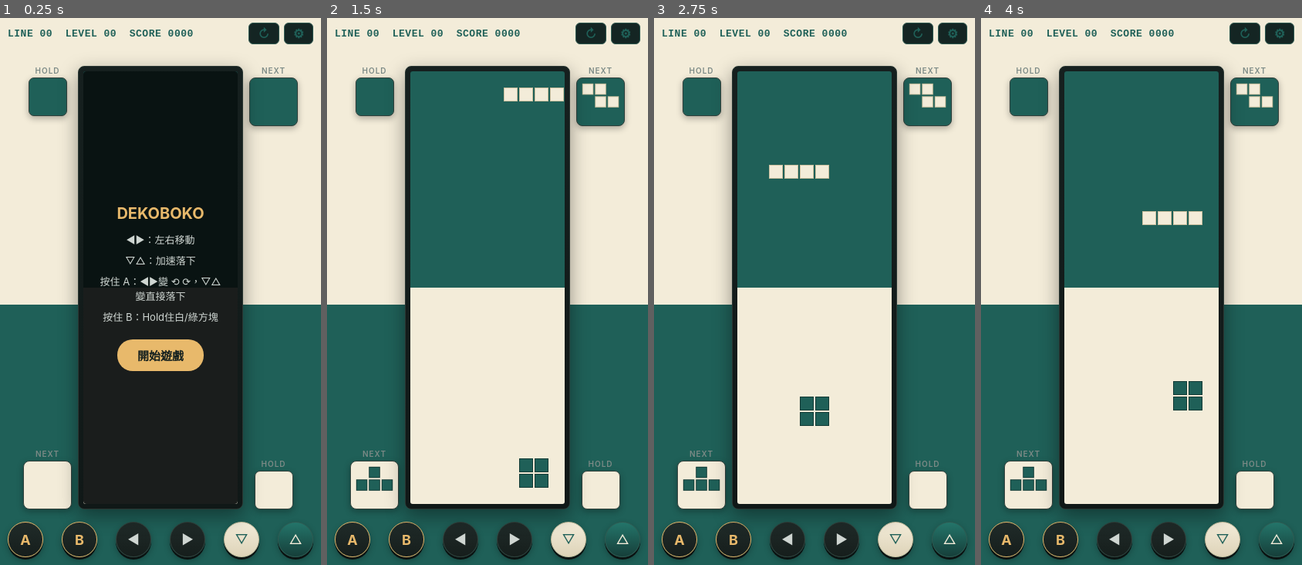
Above: before the commit, frames 1-4 (left to right).
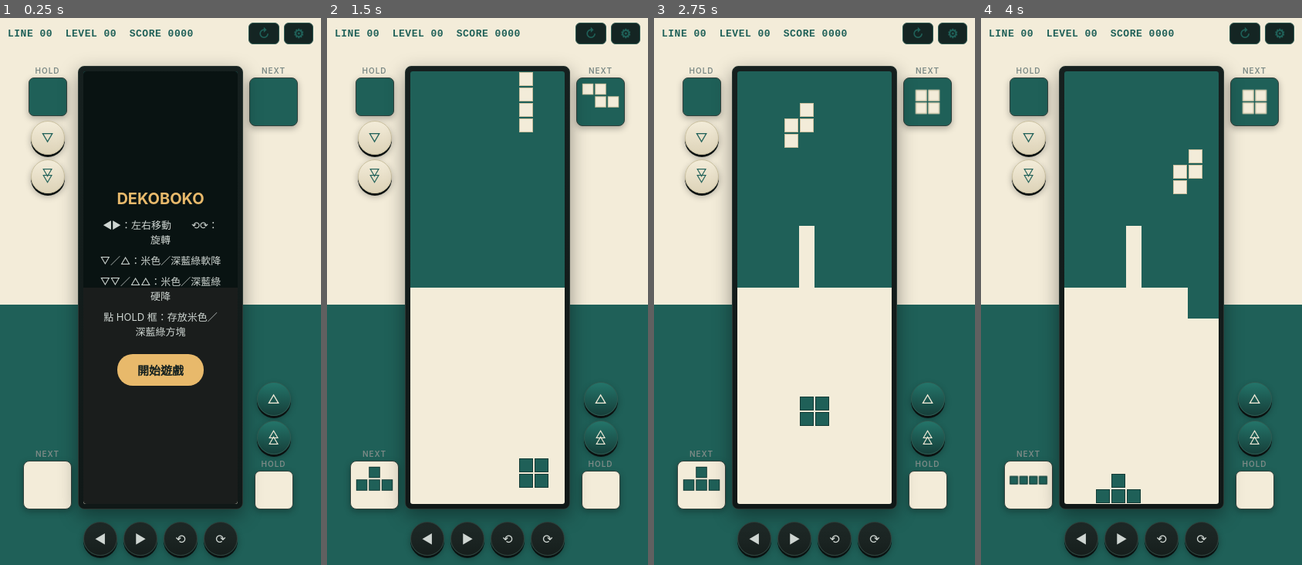
Above: after the commit, the same moments.

Repository: Nika-deltaH/games
Game: browser game, page dekoboko/index.html
Two runs of this game, one before a commit and one after it. Both use one fixed random seed, a clock stepped at 60 frames per second and the inputs below.
Inputs (mouse positions are in pixels of both pictures, inside the frame that each line leads up to):
- Up to frame 1 (0.25 s): no input
- Up to frame 2 (1.5 s): click "開始遊戲" at 0.27 s; hold Right from 1.03 s (still down); click (487, 329) at 1.07 s; tap Z at 1.1 s
- Up to frame 3 (2.75 s): release Right at 1.53 s; hold Down 1.58-1.85 s; tap Z at 1.6, 2.1, 2.6 s; click (782, 242) at 1.67 s; hold Left 1.9-2.47 s; click "▽" at 2.02 s; click (846, 220) at 2.27 s; tap W at 2.52 s; hold Up from 2.52 s (still down)
- Up to frame 4 (4 s): release Up at 2.82 s; click (1163, 373) at 2.87 s; hold Right 2.87-3.53 s; tap Z at 3.1, 3.6 s; click (1102, 395) at 3.47 s; tap S at 3.52 s; hold Up 3.58-3.82 s; hold Left from 3.87 s (still down)

The runs differ from the first frame. In frame 1, 8.3% of the frame differs, in the area x 2-98%, y 18-100%; in frame 2, 4.8%; in frame 3, 6.0%; in frame 4, 7.8%.

Commit message:
Add files via upload

Diff:
--- a/dekoboko/index.html
+++ b/dekoboko/index.html
@@ -84,6 +84,9 @@
     justify-content: space-between;
   }
   .preview-wrap { display: flex; flex-direction: column; align-items: center; gap: 3px; }
+  .side-cluster { display: flex; flex-direction: column; align-items: center; gap: 6px; }
+  .side-btn { width: 42px; height: 42px; font-size: 15px; cursor: pointer; }
+  #holdCreamBox, #holdTealBox { cursor: pointer; }
   .preview-label {
     font-size: 10px;
     letter-spacing: 1px;
@@ -141,11 +144,16 @@
     width: 100%;
     max-width: 400px;
     display: flex;
-    justify-content: space-between;
+    flex-direction: column;
     align-items: center;
+    gap: 8px;
     margin-top: 16px;
     padding: 0 2px;
-    gap: 4px;
+  }
+  .control-row {
+    display: flex;
+    justify-content: center;
+    gap: 8px;
   }
   .btn {
     -webkit-user-select: none;
@@ -155,12 +163,12 @@
     justify-content: center;
     flex-direction: column;
     flex: 0 0 auto;
-    width: 46px; height: 46px;
+    width: 44px; height: 44px;
     border-radius: 50%;
     border: 1px solid #33413c;
     background: linear-gradient(180deg, #202b29, #161e1c);
     color: #cfd6d2;
-    font-size: 17px;
+    font-size: 16px;
     cursor: pointer;
     box-shadow: 0 3px 0 #0b1211, 0 4px 8px rgba(0,0,0,0.3);
     touch-action: manipulation;
@@ -171,10 +179,8 @@
   }
   .btn-cream { background: linear-gradient(180deg, #f3ecd9, #ddd3b8); color: #1f6058; border-color: #c9bf9e; }
   .btn-teal { background: linear-gradient(180deg, #24756a, #163f3a); color: #f3ecd9; border-color: #2f5a51; }
-  .btn-mod { color: #e8b96b; font-weight: 700; border-color: #e8b96b; font-size: 18px; }
-  .btn-mod.active { background: linear-gradient(180deg, #e8b96b, #b8863f); color: #14201f; }
-  .btn-sub { font-size: 7px; margin-top: 1px; opacity: 0.8; }
-  .dbltri { display:flex; flex-direction:column; align-items:center; line-height:0.55; font-size: 15px; }
+  .btn-label { font-size: 8px; margin-top: 1px; opacity: 0.85; font-weight: 600; }
+  .dbltri { display:flex; flex-direction:column; align-items:center; line-height:0.55; font-size: 14px; }
 </style>
 </head>
 <body>
@@ -190,9 +196,13 @@
 
   <div class="game-row">
     <div class="side-col">
-      <div class="preview-wrap">
-        <div class="preview-label">HOLD</div>
-        <div class="hold-box" id="holdCreamBox"><canvas id="holdCreamCanvas" width="50" height="50"></canvas></div>
+      <div class="side-cluster">
+        <div class="preview-wrap">
+          <div class="preview-label">HOLD</div>
+          <div class="hold-box" id="holdCreamBox"><canvas id="holdCreamCanvas" width="50" height="50"></canvas></div>
+        </div>
+        <div class="btn btn-cream side-btn" id="btnCreamSoft">▽</div>
+        <div class="btn btn-cream side-btn" id="btnCreamHard"><span class="dbltri">▽<span>▽</span></span></div>
       </div>
       <div class="preview-wrap">
         <div class="preview-label">NEXT</div>
@@ -203,10 +213,10 @@
       <canvas id="boardCanvas" width="200" height="560"></canvas>
       <div class="overlay show" id="startOverlay">
         <h2>DEKOBOKO</h2>
-        <p>◀▶：左右移動</p>
-        <p>▽△：加速落下</p>
-        <p>按住 A：◀▶變 ⟲ ⟳，▽△變直接落下</p>
-        <p>按住 B：Hold住白/綠方塊</p>
+        <p>◀▶：左右移動　　⟲⟳：旋轉</p>
+        <p>▽／△：米色／深藍綠軟降</p>
+        <p>▽▽／△△：米色／深藍綠硬降</p>
+        <p>點 HOLD 框：存放米色／深藍綠方塊</p>
         <button id="startBtn">開始遊戲</button>
       </div>
       <div class="overlay" id="gameOverOverlay">
@@ -229,20 +239,24 @@
         <div class="preview-label">NEXT</div>
         <div class="next-box" id="nextCreamBox"><canvas id="nextCreamCanvas" width="63" height="63"></canvas></div>
       </div>
-      <div class="preview-wrap">
-        <div class="preview-label">HOLD</div>
-        <div class="hold-box" id="holdTealBox"><canvas id="holdTealCanvas" width="50" height="50"></canvas></div>
+      <div class="side-cluster">
+        <div class="btn btn-teal side-btn" id="btnTealSoft">△</div>
+        <div class="btn btn-teal side-btn" id="btnTealHard"><span class="dbltri">△<span>△</span></span></div>
+        <div class="preview-wrap">
+          <div class="preview-label">HOLD</div>
+          <div class="hold-box" id="holdTealBox"><canvas id="holdTealCanvas" width="50" height="50"></canvas></div>
+        </div>
       </div>
     </div>
   </div>
 
   <div class="controls">
-    <div class="btn btn-mod" id="btnA">A</div>
-    <div class="btn btn-mod" id="btnB">B</div>
-    <div class="btn" id="btnLeft">◀</div>
-    <div class="btn" id="btnRight">▶</div>
-    <div class="btn btn-cream" id="btnCream">▽</div>
-    <div class="btn btn-teal" id="btnTeal">△</div>
+    <div class="control-row">
+      <div class="btn" id="btnLeft">◀</div>
+      <div class="btn" id="btnRight">▶</div>
+      <div class="btn" id="btnRotCCW">⟲</div>
+      <div class="btn" id="btnRotCW">⟳</div>
+    </div>
   </div>
 </div>
 
@@ -287,7 +301,6 @@
   let bgTop = 50, bgBottom = 50;
   let nextCreamKey = null, nextTealKey = null;
   let holdCreamKey = null, holdTealKey = null;
-  let aHeld = false, bHeld = false;
 
   function emptyRow(){ return Array(COLS).fill(null); }
 
@@ -725,46 +738,13 @@
     el.addEventListener('click', function(e){ if (handledByTouch){ handledByTouch=false; return; } fn(); });
   }
 
-  const btnLeft = document.getElementById('btnLeft');
-  const btnRight = document.getElementById('btnRight');
-  const btnCream = document.getElementById('btnCream');
-  const btnTeal = document.getElementById('btnTeal');
-  const btnA = document.getElementById('btnA');
-  const btnB = document.getElementById('btnB');
-
-  function updateActionButtons(){
-    if (aHeld){
-      btnLeft.textContent = '↺';
-      btnRight.textContent = '↻';
-      btnCream.innerHTML = '<span class="dbltri">▽<span>▽</span></span>';
-      btnTeal.innerHTML = '<span class="dbltri">△<span>△</span></span>';
-    } else if (bHeld){
-      btnLeft.textContent = '◀';
-      btnRight.textContent = '▶';
-      btnCream.innerHTML = '<b>H</b>';
-      btnTeal.innerHTML = '<b>H</b>';
-    } else {
-      btnLeft.textContent = '◀';
-      btnRight.textContent = '▶';
-      btnCream.textContent = '▽';
-      btnTeal.textContent = '△';
-    }
-  }
-
-  function setAHeld(v){ aHeld=v; if(v) bHeld=false; btnA.classList.toggle('active', v); btnB.classList.toggle('active', bHeld); updateActionButtons(); }
-  function setBHeld(v){ bHeld=v; if(v) aHeld=false; btnB.classList.toggle('active', v); btnA.classList.toggle('active', aHeld); updateActionButtons(); }
-
-  [ [btnA, setAHeld], [btnB, setBHeld] ].forEach(([btn, setter])=>{
-    btn.addEventListener('touchstart', e=>{ e.preventDefault(); setter(true); }, {passive:false});
-    btn.addEventListener('touchend', e=>{ e.preventDefault(); setter(false); }, {passive:false});
-    btn.addEventListener('touchcancel', ()=>setter(false));
-    btn.addEventListener('mousedown', e=>{ e.preventDefault(); setter(true); });
-  });
-  window.addEventListener('mouseup', ()=>{ setAHeld(false); setBHeld(false); });
-  window.addEventListener('blur', ()=>{ setAHeld(false); setBHeld(false); });
-
-  addPress(btnLeft, ()=>{ if (aHeld) rotateBoth('ccw'); else moveBoth(-1); });
-  addPress(btnRight, ()=>{ if (aHeld) rotateBoth('cw'); else moveBoth(1); });
+  function addPress(el, fn){
+    let handledByTouch = false;
+    el.addEventListener('touchstart', function(e){ handledByTouch=true; e.preventDefault(); fn(); }, {passive:false});
+    el.addEventListener('mousedown', function(e){ if (handledByTouch){ handledByTouch=false; return; } e.preventDefault(); fn(); });
+    el.addEventListener('click', function(e){ if (handledByTouch){ handledByTouch=false; return; } fn(); });
+  }
+
   function bindAccelButton(el, color){
     let repeatInterval = null;
     let firstDelayTimeout = null;
@@ -774,14 +754,9 @@
     }
     function start(){
       stop();
-      if (aHeld){ hardDrop(color); return; }
-      if (bHeld){ holdPiece(color); return; }
       accelerate(color);
       firstDelayTimeout = setTimeout(()=>{
-        repeatInterval = setInterval(()=>{
-          if (aHeld || bHeld){ stop(); return; }
-          accelerate(color);
-        }, 70);
+        repeatInterval = setInterval(()=>{ accelerate(color); }, 70);
       }, 250);
     }
     el.addEventListener('touchstart', e=>{ e.preventDefault(); start(); }, {passive:false});
@@ -790,8 +765,17 @@
     el.addEventListener('mousedown', e=>{ e.preventDefault(); start(); });
     window.addEventListener('mouseup', ()=>stop());
   }
-  bindAccelButton(btnCream, 'cream');
-  bindAccelButton(btnTeal, 'teal');
+
+  addPress(document.getElementById('btnLeft'), ()=>moveBoth(-1));
+  addPress(document.getElementById('btnRight'), ()=>moveBoth(1));
+  addPress(document.getElementById('btnRotCCW'), ()=>rotateBoth('ccw'));
+  addPress(document.getElementById('btnRotCW'), ()=>rotateBoth('cw'));
+  bindAccelButton(document.getElementById('btnCreamSoft'), 'cream');
+  bindAccelButton(document.getElementById('btnTealSoft'), 'teal');
+  addPress(document.getElementById('btnCreamHard'), ()=>hardDrop('cream'));
+  addPress(document.getElementById('btnTealHard'), ()=>hardDrop('teal'));
+  addPress(document.getElementById('holdCreamBox'), ()=>holdPiece('cream'));
+  addPress(document.getElementById('holdTealBox'), ()=>holdPiece('teal'));
   addPress(document.getElementById('startBtn'), ()=>{ startOverlay.classList.remove('show'); resetGame(); });
   addPress(document.getElementById('restartBtn'), ()=>{ gameOverOverlay.classList.remove('show'); resetGame(); });
 
@@ -815,20 +799,19 @@
   window.addEventListener('keydown', (e)=>{
     if (!creamPiece || !tealPiece) return;
     switch(e.key){
-      case 'ArrowLeft': aHeld ? rotateBoth('ccw') : moveBoth(-1); break;
-      case 'ArrowRight': aHeld ? rotateBoth('cw') : moveBoth(1); break;
-      case 'ArrowUp': aHeld ? hardDrop('cream') : (bHeld ? holdPiece('cream') : accelerate('cream')); break;
-      case 'ArrowDown': aHeld ? hardDrop('teal') : (bHeld ? holdPiece('teal') : accelerate('teal')); break;
-      case 'a': case 'A': setAHeld(true); break;
-      case 'b': case 'B': setBHeld(true); break;
+      case 'ArrowLeft': moveBoth(-1); break;
+      case 'ArrowRight': moveBoth(1); break;
+      case 'z': case 'Z': rotateBoth('ccw'); break;
+      case 'x': case 'X': rotateBoth('cw'); break;
+      case 'ArrowUp': accelerate('cream'); break;
+      case 'ArrowDown': accelerate('teal'); break;
+      case 'w': case 'W': hardDrop('cream'); break;
+      case 's': case 'S': hardDrop('teal'); break;
+      case 'c': case 'C': holdPiece('cream'); break;
+      case 'v': case 'V': holdPiece('teal'); break;
     }
   });
-  window.addEventListener('keyup', (e)=>{
-    if (e.key==='a' || e.key==='A') setAHeld(false);
-    if (e.key==='b' || e.key==='B') setBHeld(false);
-  });
-
-  updateActionButtons();
+
   initBoard();
   applyBackground(bgTop, bgBottom);
   render();
